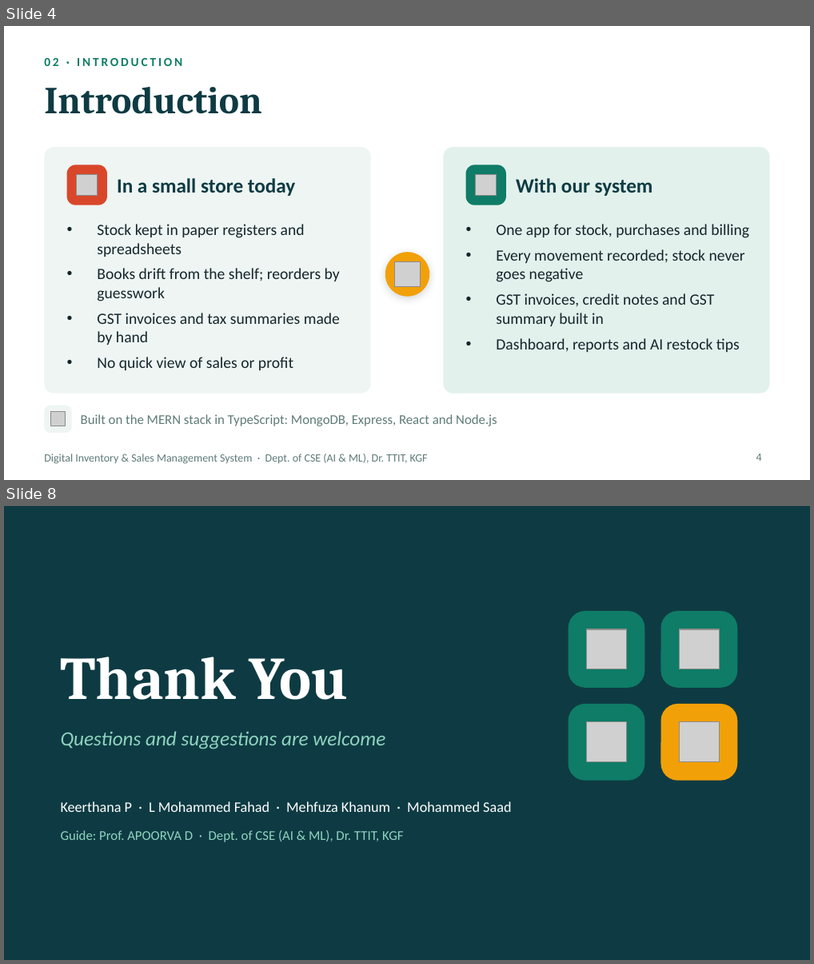
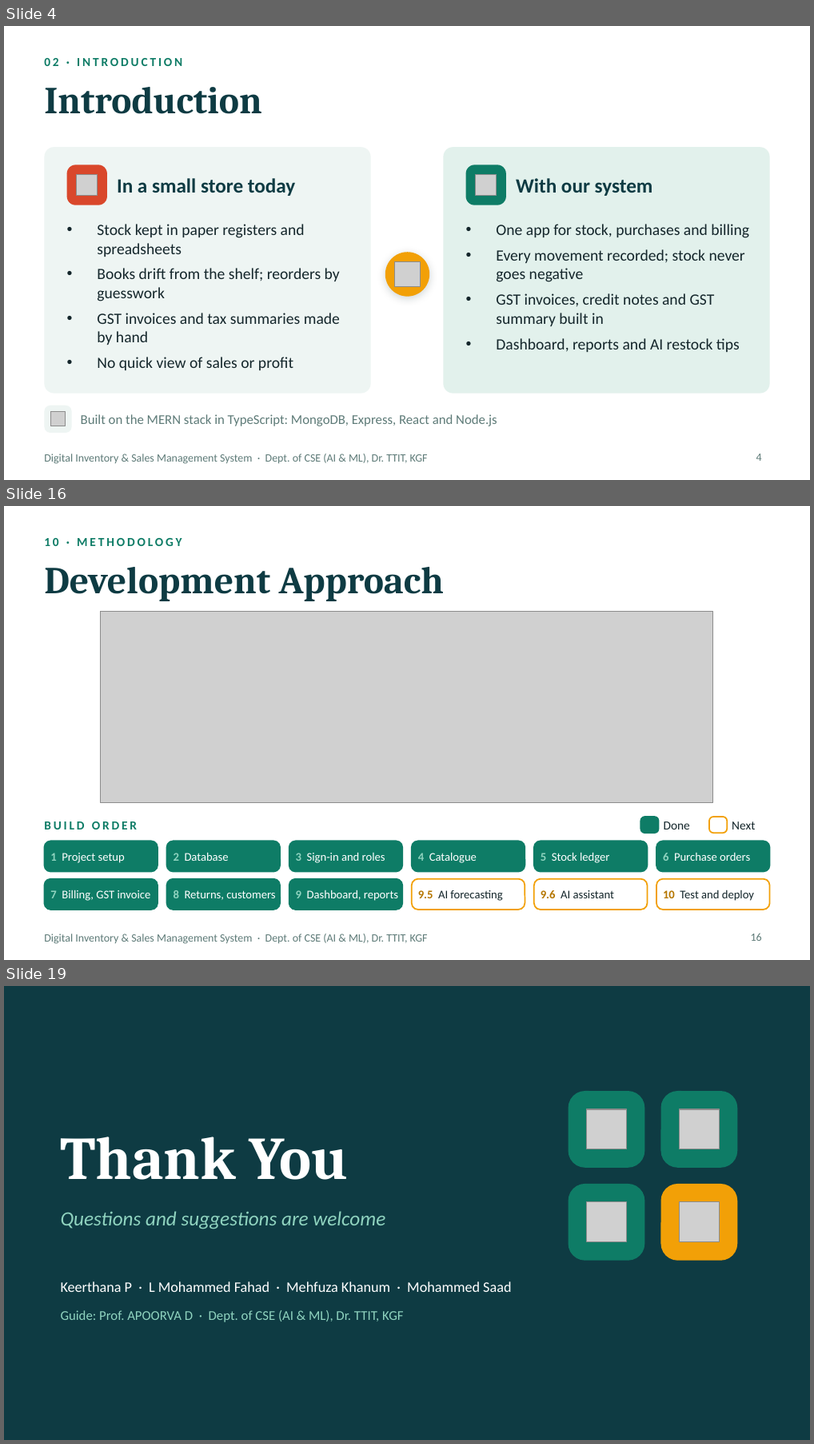
Before and after one commit to NICTOGEN007/inventorymanagement, a slide deck: docs/presentation/Inventory_Management_First_Review.pptx. Shown one above the other, each under a label of ours: slides 4 and 8 before the commit, slides 4, 16 and 19 after it; the slides between them are not shown. The pictures are 814x964 and 814x1444 pixels, drawn with LibreOffice and Linux fonts; fonts in the diff are those of the drawing; grey boxes stand for pictures. Boxes give left, top, right and bottom in pixels: in the first picture for what was removed or moved away, otherwise in the second. Text is boxed around its words. In the diff, an @@ line names an element or a change of style, - is before the commit and + after.

```diff
--- a/docs/presentation/Inventory_Management_First_Review.pptx
+++ b/docs/presentation/Inventory_Management_First_Review.pptx
@@ slide 16 added at [4,506,810,960], background #FFFFFF; not listed: 1 template element that a slide beside it also shows @@
@@ text added at [44,538,182,546], 11 pt, text #0E7C66, bold @@
+10 · METHODOLOGY
@@ title added at [44,567,444,601], 34 pt, text #0E3B43, bold @@
+Development Approach
@@ picture added at [101,611,714,803] @@
@@ rounded rectangle added at [641,816,658,832], fill #0E7C66, outline #0E7C66 1.25 pt @@
@@ rounded rectangle added at [710,816,727,832], fill #FFFFFF, outline #F2A007 1.25 pt @@
@@ text added at [44,821,137,829], 11 pt, text #0E7C66, bold @@
+BUILD ORDER
@@ rounded rectangle added at [44,840,158,872], fill #0E7C66, outline #0E7C66 1.25 pt @@
@@ rounded rectangle added at [167,840,281,872], fill #0E7C66, outline #0E7C66 1.25 pt @@
@@ rounded rectangle added at [290,840,403,872], fill #0E7C66, outline #0E7C66 1.25 pt @@
@@ rounded rectangle added at [412,840,526,872], fill #0E7C66, outline #0E7C66 1.25 pt @@
@@ rounded rectangle added at [534,840,648,872], fill #0E7C66, outline #0E7C66 1.25 pt @@
@@ rounded rectangle added at [657,840,771,872], fill #0E7C66, outline #0E7C66 1.25 pt @@
@@ text added at [664,821,690,829], 11 pt, text #14262B @@
+Done
@@ text added at [732,821,755,829], 11 pt, text #14262B @@
+Next
@@ text added at [50,852,125,863], 10.5 pt, text #FFFFFF @@
+1 Project setup
@@ text added at [174,852,229,860], 10.5 pt, text #FFFFFF @@
+2 Database
@@ text added at [296,852,386,863], 10.5 pt, text #FFFFFF @@
+3 Sign-in and roles
@@ text added at [418,852,477,863], 10.5 pt, text #FFFFFF @@
+4 Catalogue
@@ text added at [541,852,610,863], 10.5 pt, text #FFFFFF @@
+5 Stock ledger
@@ text added at [663,852,750,860], 10.5 pt, text #FFFFFF @@
+6 Purchase orders
@@ rounded rectangle added at [44,879,158,909], fill #0E7C66, outline #0E7C66 1.25 pt @@
@@ text added at [50,889,151,900], 10.5 pt, text #FFFFFF @@
+7 Billing, GST invoice
@@ rounded rectangle added at [167,879,281,909], fill #0E7C66, outline #0E7C66 1.25 pt @@
@@ rounded rectangle added at [290,879,403,909], fill #0E7C66, outline #0E7C66 1.25 pt @@
@@ text added at [296,889,398,900], 10.5 pt, text #FFFFFF @@
+9 Dashboard, reports
@@ rounded rectangle added at [412,879,526,909], fill #FFFFFF, outline #F2A007 1.25 pt @@
@@ rounded rectangle added at [534,879,648,909], fill #FFFFFF, outline #F2A007 1.25 pt @@
@@ rounded rectangle added at [657,879,771,909], fill #FFFFFF, outline #F2A007 1.25 pt @@
@@ text added at [174,890,275,900], 10.5 pt, text #FFFFFF @@
+8 Returns, customers
@@ text added at [418,890,502,900], 10.5 pt, text #14262B @@
+9.5 AI forecasting
@@ text added at [541,890,614,898], 10.5 pt, text #14262B @@
+9.6 AI assistant
@@ text added at [663,890,754,900], 10.5 pt, text #14262B @@
+10 Test and deploy
@@ page number added at [751,932,762,940], 10 pt, text #5E7B78 @@
+16
@@ what was slide 8 is now slide 19 @@
```
Also in this commit, not shown: 3 slides changed, 11 other slides added, 1 slide removed.
